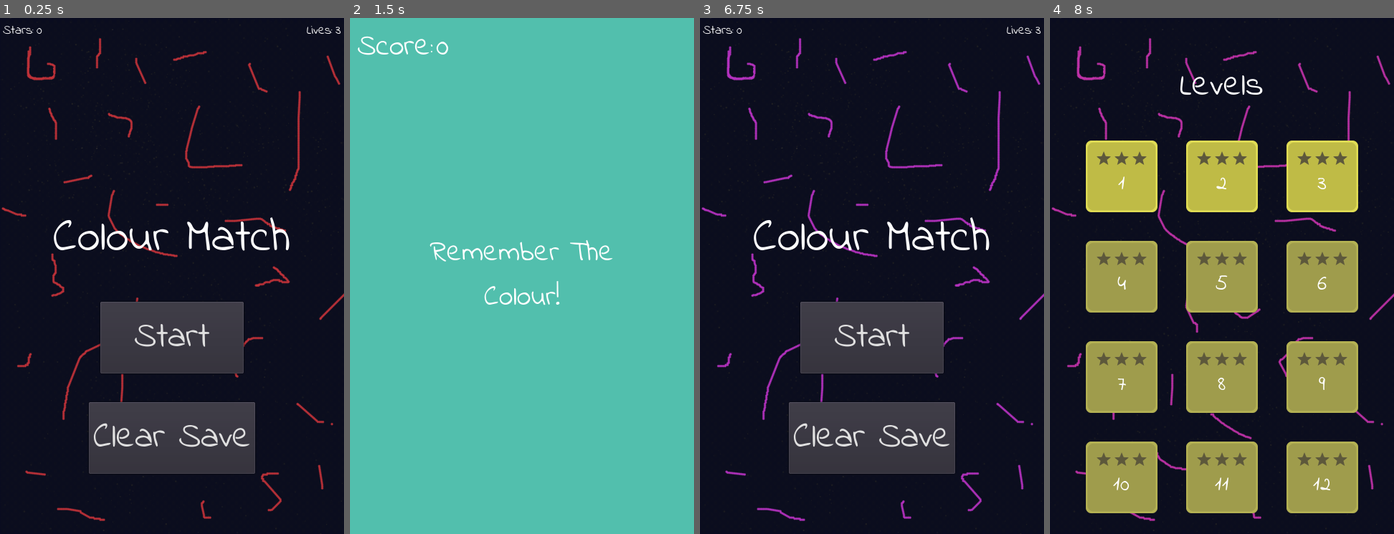
Above: before the commit, frames 1-4 (left to right).
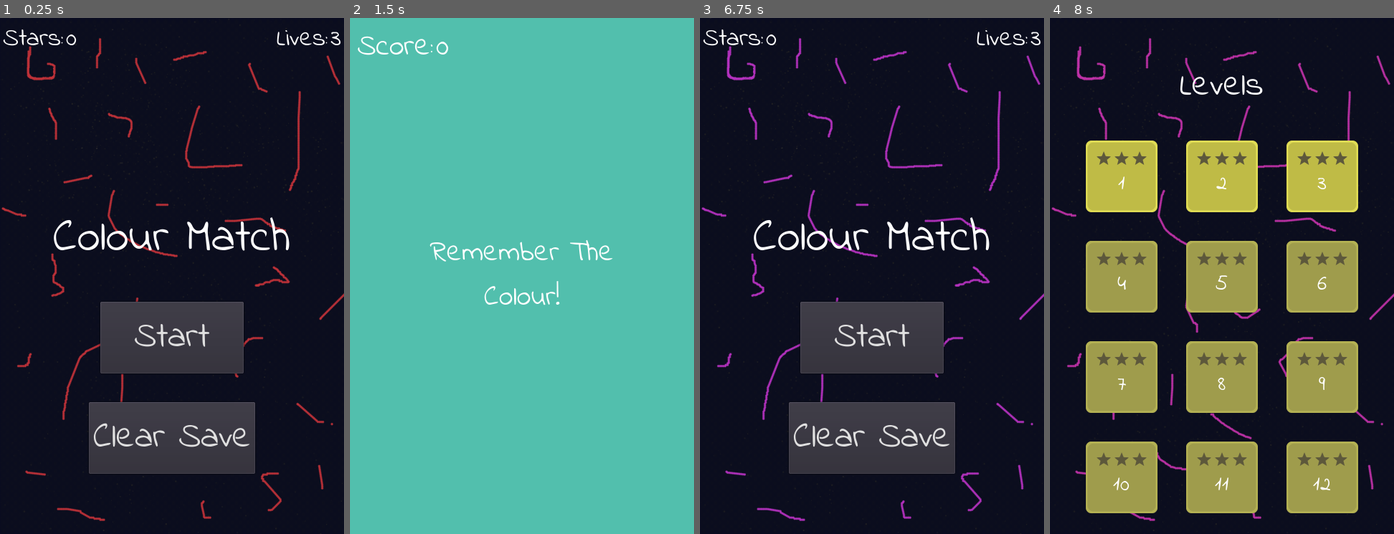
Above: after the commit, the same moments.

Repository: JBonser/colour-match
Game: Godot game, scene res://scenes/Main.tscn
The game is run twice, just before and just after one commit, with the same random seed, the same clock (stepped at 60 frames per second) and the same inputs. Before the commit the project starts from res://Main.tscn.
Inputs (mouse positions are in pixels of both pictures, inside the frame that each line leads up to):
- Up to frame 1 (0.25 s): no input
- Up to frame 2 (1.5 s): click "Start" at 0.5 s; click (422, 177) at 1.25 s
- Up to frame 3 (6.75 s): tap Enter at 2, 3.5, 5 s; move the mouse to (947, 250) at 2.02 s; click (947, 250) at 2.1 s; tap Space at 2.75, 4.25, 5.75 s; move the mouse to (803, 301) at 2.77 s; click (803, 301) at 2.85 s; move the mouse to (906, 162) at 3.52 s; click (906, 162) at 3.6 s; move the mouse to (854, 379) at 4.27 s; click (854, 379) at 4.35 s; move the mouse to (975, 353) at 5.02 s; click (975, 353) at 5.1 s; move the mouse to (768, 198) at 5.77 s; click (768, 198) at 5.85 s; click "Main Menu" at 6.5 s
- Up to frame 4 (8 s): click "Start" at 7.25 s

The runs differ from the first frame. In frame 1, 0.5% of the frame differs, in the area x 0-100%, y 1-6%; in frame 2, nothing differs; in frame 3, 0.5%; in frame 4, nothing differs.

Commit message:
rearranged project folder structure

Diff:
--- a/default_env.tres
+++ /dev/null
@@ -1,100 +0,0 @@
-[gd_resource type="Environment" load_steps=2 format=2]
-
-[sub_resource type="ProceduralSky" id=1]
-
-radiance_size = 4
-sky_top_color = Color( 0.0470588, 0.454902, 0.976471, 1 )
-sky_horizon_color = Color( 0.556863, 0.823529, 0.909804, 1 )
-sky_curve = 0.25
-sky_energy = 1.0
-ground_bottom_color = Color( 0.101961, 0.145098, 0.188235, 1 )
-ground_horizon_color = Color( 0.482353, 0.788235, 0.952941, 1 )
-ground_curve = 0.01
-ground_energy = 1.0
-sun_color = Color( 1, 1, 1, 1 )
-sun_latitude = 35.0
-sun_longitude = 0.0
-sun_angle_min = 1.0
-sun_angle_max = 100.0
-sun_curve = 0.05
-sun_energy = 16.0
-texture_size = 2
-
-[resource]
-
-background_mode = 2
-background_sky = SubResource( 1 )
-background_sky_custom_fov = 0.0
-background_color = Color( 0, 0, 0, 1 )
-background_energy = 1.0
-background_canvas_max_layer = 0
-ambient_light_color = Color( 0, 0, 0, 1 )
-ambient_light_energy = 1.0
-ambient_light_sky_contribution = 1.0
-fog_enabled = false
-fog_color = Color( 0.5, 0.6, 0.7, 1 )
-fog_sun_color = Color( 1, 0.9, 0.7, 1 )
-fog_sun_amount = 0.0
-fog_depth_enabled = true
-fog_depth_begin = 10.0
-fog_depth_curve = 1.0
-fog_transmit_enabled = false
-fog_transmit_curve = 1.0
-fog_height_enabled = false
-fog_height_min = 0.0
-fog_height_max = 100.0
-fog_height_curve = 1.0
-tonemap_mode = 0
-tonemap_exposure = 1.0
-tonemap_white = 1.0
-auto_exposure_enabled = false
-auto_exposure_scale = 0.4
-auto_exposure_min_luma = 0.05
-auto_exposure_max_luma = 8.0
-auto_exposure_speed = 0.5
-ss_reflections_enabled = false
-ss_reflections_max_steps = 64
-ss_reflections_fade_in = 0.15
-ss_reflections_fade_out = 2.0
-ss_reflections_depth_tolerance = 0.2
-ss_reflections_roughness = true
-ssao_enabled = false
-ssao_radius = 1.0
-ssao_intensity = 1.0
-ssao_radius2 = 0.0
-ssao_intensity2 = 1.0
-ssao_bias = 0.01
-ssao_light_affect = 0.0
-ssao_color = Color( 0, 0, 0, 1 )
-ssao_quality = 0
-ssao_blur = 3
-ssao_edge_sharpness = 4.0
-dof_blur_far_enabled = false
-dof_blur_far_distance = 10.0
-dof_blur_far_transition = 5.0
-dof_blur_far_amount = 0.1
-dof_blur_far_quality = 1
-dof_blur_near_enabled = false
-dof_blur_near_distance = 2.0
-dof_blur_near_transition = 1.0
-dof_blur_near_amount = 0.1
-dof_blur_near_quality = 1
-glow_enabled = false
-glow_levels/1 = false
-glow_levels/2 = false
-glow_levels/3 = true
-glow_levels/4 = false
-glow_levels/5 = true
-glow_levels/6 = false
-glow_levels/7 = false
-glow_intensity = 0.8
-glow_strength = 1.0
-glow_bloom = 0.0
-glow_blend_mode = 2
-glow_hdr_threshold = 1.0
-glow_hdr_scale = 2.0
-glow_bicubic_upscale = false
-adjustment_enabled = false
-adjustment_brightness = 1.0
-adjustment_contrast = 1.0
-adjustment_saturation = 1.0
--- a/project.godot
+++ b/project.godot
@@ -10,13 +10,13 @@
 
 [application]
 
-config/name="colour_match"
-run/main_scene="res://Main.tscn"
-config/icon="res://icon.png"
+config/name="Colour Match"
+run/main_scene="res://scenes/Main.tscn"
+config/icon="res://artwork/icon.png"
 
 [autoload]
 
-globals="*res://global.gd"
+globals="*res://scripts/global.gd"
 
 [display]
 
@@ -33,5 +33,4 @@
 
 [rendering]
 
-environment/default_environment="res://default_env.tres"
 quality/dynamic_fonts/use_oversampling=true
--- a/Main.gd
+++ b/scenes/Main.gd
@@ -4,7 +4,7 @@
     $StatsBar.calculate_stats()
 
 func _on_StartButton_pressed():
-    get_tree().change_scene("res://LevelScreen.tscn")
+    get_tree().change_scene("res://scenes/ui/level_select/LevelScreen.tscn")
 
 func _on_ClearSaveButton_pressed():
     globals.clear_save()
--- a/Main.tscn
+++ b/scenes/Main.tscn
@@ -1,8 +1,8 @@
 [gd_scene load_steps=7 format=2]
 
-[ext_resource path="res://Main.gd" type="Script" id=1]
-[ext_resource path="res://ColourChangeBackground.tscn" type="PackedScene" id=2]
-[ext_resource path="res://StatsBar.tscn" type="PackedScene" id=3]
+[ext_resource path="res://scenes/Main.gd" type="Script" id=1]
+[ext_resource path="res://scenes/common/ColourChangeBackground.tscn" type="PackedScene" id=2]
+[ext_resource path="res://scenes/ui/main/StatsBar.tscn" type="PackedScene" id=3]
 [ext_resource path="res://fonts/Indie_Flower/IndieFlower.ttf" type="DynamicFontData" id=4]
 
 [sub_resource type="DynamicFont" id=1]
--- a/Collectable.tscn
+++ b/scenes/collectables/Collectable.tscn
@@ -1,7 +1,8 @@
 [gd_scene load_steps=7 format=2]
 
-[ext_resource path="res://Collectable.gd" type="Script" id=1]
+[ext_resource path="res://scenes/collectables/Collectable.gd" type="Script" id=1]
 [ext_resource path="res://artwork/collectable.png" type="Texture" id=2]
+
 
 [sub_resource type="Curve" id=1]
 
--- a/ColourChangeBackground.tscn
+++ b/scenes/common/ColourChangeBackground.tscn
@@ -1,7 +1,8 @@
 [gd_scene load_steps=3 format=2]
 
-[ext_resource path="res://ColourChangeBackground.gd" type="Script" id=1]
+[ext_resource path="res://scenes/common/ColourChangeBackground.gd" type="Script" id=1]
 [ext_resource path="res://artwork/title_bg.png" type="Texture" id=2]
+
 
 [node name="ColourChangeBackground" type="ColorRect"]
 
--- a/Level.gd
+++ b/scenes/levels/Level.gd
@@ -1,7 +1,7 @@
 extends Node
 
-var collectable = preload("res://Collectable.tscn")
-var score_screen = preload("res://ScoreScreen.tscn")
+var collectable = preload("res://scenes/collectables/Collectable.tscn")
+var score_screen = preload("res://scenes/ui/score/ScoreScreen.tscn")
 
 export (Color) var LevelColour
 
--- a/Level.tscn
+++ b/scenes/levels/Level.tscn
@@ -1,8 +1,8 @@
 [gd_scene load_steps=6 format=2]
 
-[ext_resource path="res://Level.gd" type="Script" id=1]
+[ext_resource path="res://scenes/levels/Level.gd" type="Script" id=1]
 [ext_resource path="res://fonts/Indie_Flower/IndieFlower.ttf" type="DynamicFontData" id=2]
-[ext_resource path="res://HUD.tscn" type="PackedScene" id=3]
+[ext_resource path="res://scenes/ui/level/HUD.tscn" type="PackedScene" id=3]
 
 [sub_resource type="DynamicFont" id=1]
 
--- a/HUD.tscn
+++ b/scenes/ui/level/HUD.tscn
@@ -10,7 +10,7 @@
 font_data = ExtResource( 1 )
 _sections_unfolded = [ "Extra Spacing", "Font", "Settings" ]
 
-[node name="HUD" type="MarginContainer"]
+[node name="HUD" type="MarginContainer" index="0"]
 
 editor/display_folded = true
 anchor_left = 0.0
--- a/LevelButton.gd
+++ b/scenes/ui/level_select/LevelButton.gd
@@ -25,7 +25,7 @@
     globals.LevelStar1Score = LevelStar1Score
     globals.LevelStar2Score = LevelStar2Score
     globals.LevelStar3Score = LevelStar3Score
-    get_tree().change_scene("res://Level.tscn")
+    get_tree().change_scene("res://scenes/levels/Level.tscn")
 
 
 func calculate_stars(stars):
--- a/LevelButton.tscn
+++ b/scenes/ui/level_select/LevelButton.tscn
@@ -2,9 +2,12 @@
 
 [ext_resource path="res://artwork/level_button.png" type="Texture" id=1]
 [ext_resource path="res://artwork/level_button_disabled.png" type="Texture" id=2]
-[ext_resource path="res://LevelButton.gd" type="Script" id=3]
+[ext_resource path="res://scenes/ui/level_select/LevelButton.gd" type="Script" id=3]
 [ext_resource path="res://artwork/star_empty_small.png" type="Texture" id=4]
 [ext_resource path="res://fonts/Indie_Flower/IndieFlower.ttf" type="DynamicFontData" id=5]
+
+
+
 
 [sub_resource type="DynamicFont" id=1]
 
--- a/LevelButtonRow.gd
+++ b/scenes/ui/level_select/LevelButtonRow.gd
@@ -3,7 +3,7 @@
 export var num_levels = 3
 export var starting_level_number = 1
 
-var level_button = preload("res://LevelButton.tscn")
+var level_button = preload("res://scenes/ui/level_select/LevelButton.tscn")
 
 
 func _ready():
--- a/LevelButtonRow.tscn
+++ b/scenes/ui/level_select/LevelButtonRow.tscn
@@ -1,6 +1,9 @@
 [gd_scene load_steps=2 format=2]
 
-[ext_resource path="res://LevelButtonRow.gd" type="Script" id=1]
+[ext_resource path="res://scenes/ui/level_select/LevelButtonRow.gd" type="Script" id=1]
+
+
+
 
 [node name="LevelButtonRow" type="HBoxContainer"]
 anchor_left = 0.0
--- a/LevelScreen.tscn
+++ b/scenes/ui/level_select/LevelScreen.tscn
@@ -1,8 +1,12 @@
 [gd_scene load_steps=5 format=2]
 
-[ext_resource path="res://ColourChangeBackground.tscn" type="PackedScene" id=1]
+[ext_resource path="res://scenes/common/ColourChangeBackground.tscn" type="PackedScene" id=1]
 [ext_resource path="res://fonts/Indie_Flower/IndieFlower.ttf" type="DynamicFontData" id=2]
-[ext_resource path="res://LevelButtonRow.tscn" type="PackedScene" id=3]
+[ext_resource path="res://scenes/ui/level_select/LevelButtonRow.tscn" type="PackedScene" id=3]
+
+
+
+
 
 [sub_resource type="DynamicFont" id=1]
 
--- a/TextureButton.tscn
+++ b/scenes/ui/level_select/TextureButton.tscn
@@ -4,6 +4,7 @@
 [ext_resource path="res://artwork/level_button_disabled.png" type="Texture" id=2]
 
 [node name="TextureButton" type="TextureButton"]
+
 anchor_left = 0.0
 anchor_top = 0.0
 anchor_right = 0.0
--- a/StatsBar.tscn
+++ b/scenes/ui/main/StatsBar.tscn
@@ -1,11 +1,11 @@
 [gd_scene load_steps=7 format=2]
 
-[ext_resource path="res://StatsBar.gd" type="Script" id=1]
+[ext_resource path="res://scenes/ui/main/StatsBar.gd" type="Script" id=1]
 [ext_resource path="res://fonts/Indie_Flower/IndieFlower.ttf" type="DynamicFontData" id=2]
 
 [sub_resource type="DynamicFont" id=1]
 
-size = 18
+size = 35
 use_mipmaps = false
 use_filter = true
 font_data = ExtResource( 2 )
@@ -13,7 +13,7 @@
 
 [sub_resource type="DynamicFont" id=2]
 
-size = 18
+size = 35
 use_mipmaps = false
 use_filter = true
 font_data = ExtResource( 2 )
@@ -21,27 +21,27 @@
 
 [sub_resource type="DynamicFont" id=3]
 
-size = 18
+size = 35
 use_mipmaps = false
 use_filter = false
 font_data = ExtResource( 2 )
-_sections_unfolded = [ "Font" ]
+_sections_unfolded = [ "Font", "Settings" ]
 
 [sub_resource type="DynamicFont" id=4]
 
-size = 18
+size = 35
 use_mipmaps = false
 use_filter = true
 font_data = ExtResource( 2 )
 _sections_unfolded = [ "Font", "Settings" ]
 
-[node name="StatsBar" type="MarginContainer"]
+[node name="StatsBar" type="MarginContainer" index="0"]
 
 anchor_left = 0.0
 anchor_top = 0.0
 anchor_right = 1.0
 anchor_bottom = 0.0
-margin_bottom = 16.0
+margin_bottom = 61.0
 rect_pivot_offset = Vector2( 0, 0 )
 rect_clip_content = false
 mouse_filter = 0
@@ -63,7 +63,7 @@
 margin_left = 4.0
 margin_top = 4.0
 margin_right = 476.0
-margin_bottom = 40.0
+margin_bottom = 57.0
 rect_pivot_offset = Vector2( 0, 0 )
 rect_clip_content = false
 mouse_filter = 1
@@ -79,9 +79,8 @@
 anchor_top = 0.0
 anchor_right = 0.0
 anchor_bottom = 0.0
-margin_top = 4.0
-margin_right = 43.0
-margin_bottom = 31.0
+margin_right = 84.0
+margin_bottom = 52.0
 rect_pivot_offset = Vector2( 0, 0 )
 rect_clip_content = false
 mouse_filter = 2
@@ -101,10 +100,9 @@
 anchor_top = 0.0
 anchor_right = 0.0
 anchor_bottom = 0.0
-margin_left = 47.0
-margin_top = 4.0
-margin_right = 55.0
-margin_bottom = 31.0
+margin_left = 88.0
+margin_right = 103.0
+margin_bottom = 52.0
 rect_pivot_offset = Vector2( 0, 0 )
 rect_clip_content = false
 mouse_filter = 2
@@ -124,10 +122,9 @@
 anchor_top = 0.0
 anchor_right = 0.0
 anchor_bottom = 0.0
-margin_left = 59.0
-margin_top = 4.0
-margin_right = 460.0
-margin_bottom = 31.0
+margin_left = 107.0
+margin_right = 453.0
+margin_bottom = 52.0
 rect_pivot_offset = Vector2( 0, 0 )
 rect_clip_content = false
 mouse_filter = 2
@@ -148,10 +145,9 @@
 anchor_top = 0.0
 anchor_right = 0.0
 anchor_bottom = 0.0
-margin_left = 464.0
-margin_top = 4.0
+margin_left = 457.0
 margin_right = 472.0
-margin_bottom = 31.0
+margin_bottom = 52.0
 rect_pivot_offset = Vector2( 0, 0 )
 rect_clip_content = false
 mouse_filter = 2
--- a/ScoreScreen.gd
+++ b/scenes/ui/score/ScoreScreen.gd
@@ -46,4 +46,4 @@
 
 
 func _on_MainMenuButton_button_up():
-    get_tree().change_scene("res://Main.tscn")
+    get_tree().change_scene("res://scenes/Main.tscn")
--- a/ScoreScreen.tscn
+++ b/scenes/ui/score/ScoreScreen.tscn
@@ -1,14 +1,12 @@
 [gd_scene load_steps=6 format=2]
 
-[ext_resource path="res://ScoreScreen.gd" type="Script" id=1]
+[ext_resource path="res://scenes/ui/score/ScoreScreen.gd" type="Script" id=1]
 [ext_resource path="res://artwork/star_empty.png" type="Texture" id=2]
 [ext_resource path="res://fonts/Indie_Flower/IndieFlower.ttf" type="DynamicFontData" id=3]
 
 [sub_resource type="DynamicFont" id=1]
 
 size = 40
-outline_size = 0
-outline_color = Color( 1, 1, 1, 1 )
 use_mipmaps = false
 use_filter = true
 font_data = ExtResource( 3 )
@@ -17,14 +15,13 @@
 [sub_resource type="DynamicFont" id=2]
 
 size = 28
-outline_size = 0
-outline_color = Color( 1, 1, 1, 1 )
 use_mipmaps = false
 use_filter = false
 font_data = ExtResource( 3 )
 _sections_unfolded = [ "Font", "Settings" ]
 
 [node name="ScoreScreen" type="CanvasLayer"]
+
 layer = 1
 offset = Vector2( 0, 0 )
 rotation = 0.0
@@ -34,7 +31,8 @@
 level_colour = null
 user_chosen_colour = null
 
-[node name="BackgroundContainer" type="HBoxContainer" parent="."]
+[node name="BackgroundContainer" type="HBoxContainer" parent="." index="0"]
+
 anchor_left = 0.0
 anchor_top = 0.0
 anchor_right = 1.0
@@ -49,7 +47,8 @@
 alignment = 0
 _sections_unfolded = [ "Anchor", "Margin", "Rect", "custom_constants" ]
 
-[node name="LevelColourRect" type="ColorRect" parent="BackgroundContainer"]
+[node name="LevelColourRect" type="ColorRect" parent="BackgroundContainer" index="0"]
+
 anchor_left = 0.0
 anchor_top = 0.0
 anchor_right = 0.0
@@ -65,7 +64,8 @@
 color = Color( 1, 1, 1, 1 )
 _sections_unfolded = [ "Anchor", "Margin", "Size Flags" ]
 
-[node name="UserChosenColourRect" type="ColorRect" parent="BackgroundContainer"]
+[node name="UserChosenColourRect" type="ColorRect" parent="BackgroundContainer" index="1"]
+
 anchor_left = 0.0
 anchor_top = 0.0
 anchor_right = 0.0
@@ -82,7 +82,8 @@
 color = Color( 1, 1, 1, 1 )
 _sections_unfolded = [ "Anchor", "Margin", "Size Flags" ]
 
-[node name="MarginContainer" type="MarginContainer" parent="."]
+[node name="MarginContainer" type="MarginContainer" parent="." index="1"]
+
 anchor_left = 0.0
 anchor_top = 0.0
 anchor_right = 1.0
@@ -99,7 +100,8 @@
 custom_constants/margin_bottom = 100
 _sections_unfolded = [ "Rect", "Size Flags", "custom_constants" ]
 
-[node name="VBoxContainer" type="VBoxContainer" parent="MarginContainer"]
+[node name="VBoxContainer" type="VBoxContainer" parent="MarginContainer" index="0"]
+
 anchor_left = 0.0
 anchor_top = 0.0
 anchor_right = 0.0
@@ -118,13 +120,14 @@
 alignment = 0
 _sections_unfolded = [ "Anchor", "Margin", "Rect", "custom_constants" ]
 
-[node name="ScoreScreenBackground" type="PanelContainer" parent="MarginContainer/VBoxContainer"]
+[node name="ScoreScreenBackground" type="PanelContainer" parent="MarginContainer/VBoxContainer" index="0"]
+
 anchor_left = 0.0
 anchor_top = 0.0
 anchor_right = 0.0
 anchor_bottom = 0.0
 margin_right = 400.0
-margin_bottom = 214.0
+margin_bottom = 234.0
 rect_pivot_offset = Vector2( 0, 0 )
 rect_clip_content = false
 mouse_filter = 0
@@ -133,7 +136,8 @@
 size_flags_vertical = 1
 _sections_unfolded = [ "Anchor", "Grow Direction", "Margin", "Material", "Rect", "Visibility", "custom_styles" ]
 
-[node name="VBoxContainer" type="VBoxContainer" parent="MarginContainer/VBoxContainer/ScoreScreenBackground"]
+[node name="VBoxContainer" type="VBoxContainer" parent="MarginContainer/VBoxContainer/ScoreScreenBackground" index="0"]
+
 anchor_left = 0.0
 anchor_top = 0.0
 anchor_right = 0.0
@@ -141,7 +145,7 @@
 margin_left = 7.0
 margin_top = 7.0
 margin_right = 393.0
-margin_bottom = 207.0
+margin_bottom = 227.0
 rect_pivot_offset = Vector2( 0, 0 )
 rect_clip_content = false
 mouse_filter = 1
@@ -152,7 +156,8 @@
 alignment = 0
 _sections_unfolded = [ "Anchor", "Margin", "Size Flags", "custom_constants" ]
 
-[node name="Stars" type="HBoxContainer" parent="MarginContainer/VBoxContainer/ScoreScreenBackground/VBoxContainer"]
+[node name="Stars" type="HBoxContainer" parent="MarginContainer/VBoxContainer/ScoreScreenBackground/VBoxContainer" index="0"]
+
 anchor_left = 0.0
 anchor_top = 0.0
 anchor_right = 0.0
@@ -170,7 +175,8 @@
 alignment = 1
 _sections_unfolded = [ "Anchor", "Grow Direction", "Margin", "Material", "Rect", "Size Flags", "Theme", "Visibility", "custom_constants" ]
 
-[node name="Star1" type="TextureRect" parent="MarginContainer/VBoxContainer/ScoreScreenBackground/VBoxContainer/Stars"]
+[node name="Star1" type="TextureRect" parent="MarginContainer/VBoxContainer/ScoreScreenBackground/VBoxContainer/Stars" index="0"]
+
 anchor_left = 0.0
 anchor_top = 0.0
 anchor_right = 0.0
@@ -189,7 +195,8 @@
 stretch_mode = 4
 _sections_unfolded = [ "Anchor", "Grow Direction", "Margin", "Rect", "Size Flags" ]
 
-[node name="Star2" type="TextureRect" parent="MarginContainer/VBoxContainer/ScoreScreenBackground/VBoxContainer/Stars"]
+[node name="Star2" type="TextureRect" parent="MarginContainer/VBoxContainer/ScoreScreenBackground/VBoxContainer/Stars" index="1"]
+
 anchor_left = 0.0
 anchor_top = 0.0
 anchor_right = 0.0
@@ -208,7 +215,8 @@
 stretch_mode = 4
 _sections_unfolded = [ "Anchor", "Grow Direction", "Margin", "Rect", "Size Flags" ]
 
-[node name="Star3" type="TextureRect" parent="MarginContainer/VBoxContainer/ScoreScreenBackground/VBoxContainer/Stars"]
+[node name="Star3" type="TextureRect" parent="MarginContainer/VBoxContainer/ScoreScreenBackground/VBoxContainer/Stars" index="2"]
+
 anchor_left = 0.0
 anchor_top = 0.0
 anchor_right = 0.0
@@ -227,14 +235,15 @@
 stretch_mode = 4
 _sections_unfolded = [ "Anchor", "Grow Direction", "Margin", "Rect", "Size Flags" ]
 
-[node name="Score" type="Label" parent="MarginContainer/VBoxContainer/ScoreScreenBackground/VBoxContainer"]
+[node name="Score" type="Label" parent="MarginContainer/VBoxContainer/ScoreScreenBackground/VBoxContainer" index="1"]
+
 anchor_left = 0.0
 anchor_top = 0.0
 anchor_right = 0.0
 anchor_bottom = 0.0
 margin_top = 101.0
 margin_right = 386.0
-margin_bottom = 150.0
+margin_bottom = 160.0
 rect_pivot_offset = Vector2( 0, 0 )
 rect_clip_content = false
 mouse_filter = 2
@@ -249,14 +258,15 @@
 max_lines_visible = -1
 _sections_unfolded = [ "Anchor", "Margin", "Rect", "Visibility", "custom_fonts" ]
 
-[node name="ScoreMessage" type="Label" parent="MarginContainer/VBoxContainer/ScoreScreenBackground/VBoxContainer"]
-anchor_left = 0.0
-anchor_top = 0.0
-anchor_right = 0.0
-anchor_bottom = 0.0
-margin_top = 151.0
+[node name="ScoreMessage" type="Label" parent="MarginContainer/VBoxContainer/ScoreScreenBackground/VBoxContainer" index="2"]
+
+anchor_left = 0.0
+anchor_top = 0.0
+anchor_right = 0.0
+anchor_bottom = 0.0
+margin_top = 161.0
 margin_right = 386.0
-margin_bottom = 200.0
+margin_bottom = 220.0
 rect_pivot_offset = Vector2( 0, 0 )
 rect_clip_content = false
 mouse_filter = 2
@@ -272,15 +282,16 @@
 max_lines_visible = -1
 _sections_unfolded = [ "Anchor", "Margin", "Visibility", "custom_fonts" ]
 
-[node name="MainMenuButton" type="Button" parent="MarginContainer/VBoxContainer"]
+[node name="MainMenuButton" type="Button" parent="MarginContainer/VBoxContainer" index="1"]
+
 anchor_left = 0.0
 anchor_top = 0.0
 anchor_right = 0.0
 anchor_bottom = 0.0
 margin_left = 100.0
-margin_top = 234.0
+margin_top = 254.0
 margin_right = 300.0
-margin_bottom = 334.0
+margin_bottom = 354.0
 rect_min_size = Vector2( 200, 100 )
 rect_pivot_offset = Vector2( 0, 0 )
 rect_clip_content = false
Renamed: icon.png -> artwork/icon.png
Not shown, changed: artwork/icon.png.import
Renamed: particle.png -> artwork/particle.png
Not shown, changed: artwork/particle.png.import
Renamed: Collectable.gd -> scenes/collectables/Collectable.gd
Renamed: ColourChangeBackground.gd -> scenes/common/ColourChangeBackground.gd
Renamed: StatsBar.gd -> scenes/ui/main/StatsBar.gd
Renamed: global.gd -> scripts/global.gd
